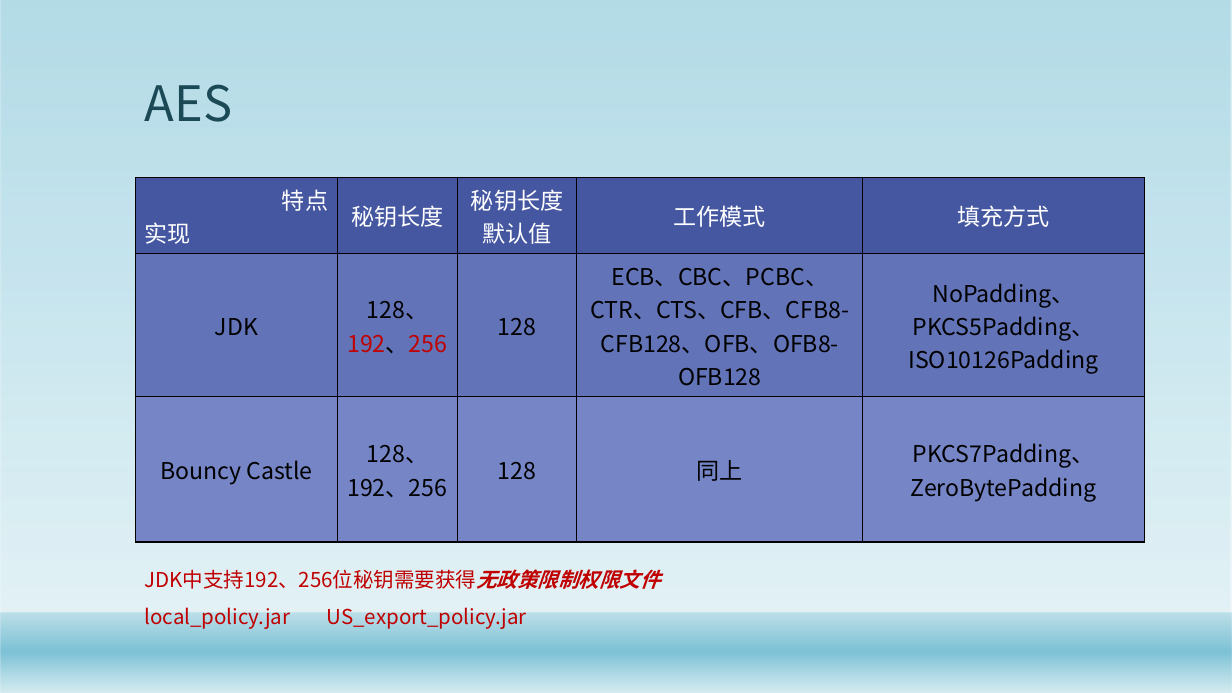
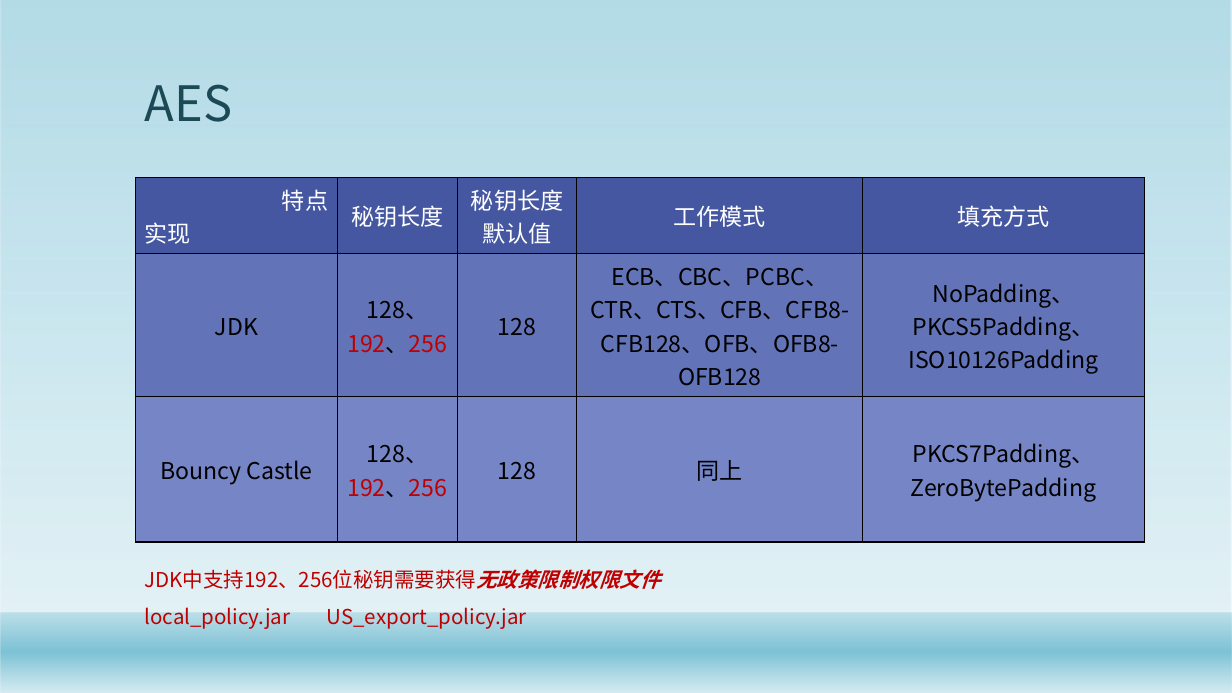
Before and after one commit to gaozhuo/java-security-doc, a slide deck: slide 17 of Java安全架构.pptx (slide 12 before the commit). Drawn at 1232x693 pixels with LibreOffice and Linux fonts; fonts in the diff are those of the drawing; background and template pictures are left out. Boxes give left, top, right and bottom in pixels: in the first picture for what was removed or moved away, otherwise in the second. Text is boxed around its words. In the diff, an @@ line names an element or a change of style, - is before the commit and + after.

```diff
--- a/Java安全架构.pptx
+++ b/Java安全架构.pptx
@@ table at bbox=[136, 177, 1145, 506] @@
@@ text colour #000000 to #C00000 in "128、192、256" @@
```
Also in this commit, not shown: 5 slides added, 7 other files.
